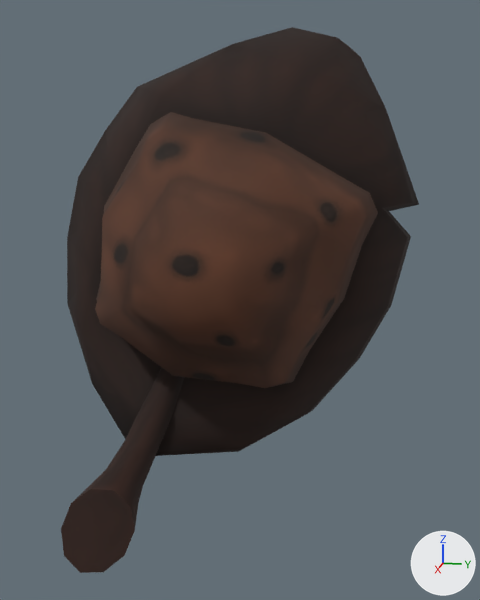
Two versions of the glTF model game/assets/player/outfits/head_l1207.glb, one commit apart.
Rendered twice from a 50 mm lens placed at (1.049, 0.141, 0.104), pointed at (0.448, 0.021, -0.046). The lights are fixed; the arrows at lower right show +X, +Y and +Z. The older version comes first. Where no turn or scale is listed for an object, it has been applied to the vertices.

Objects in the first picture: 'Editable Poly'.
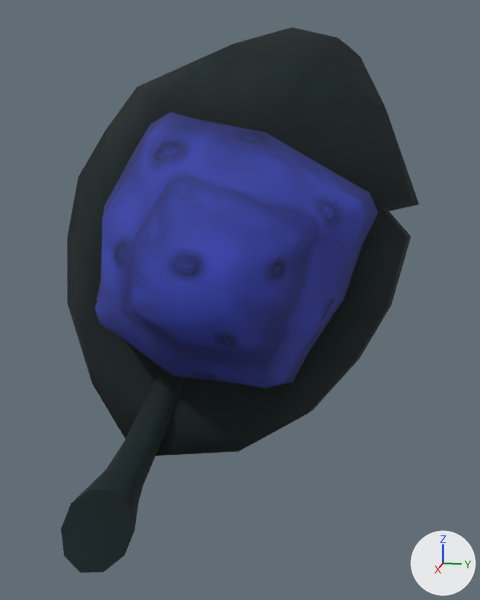
The edits, one by one:
Picture 'b1207h01b__77b37b.png' (img_b1207h01b__77b37b_png) is new.
Material 'b1207h01b__77b37b' (mat_b1207h01b__77b37b) is new.
Its texture is img_b1207h01b__77b37b_png.
Its roughness is 0.9.
me_editable_poly has 236 vertices, 460 faces and spans x -0.129..0.129, y -0.188..0.176, z -0.237..0.237.
me_editable_poly no longer uses material mat_b1207h01b__1ddd18 (picture img_b1207h01b__1ddd18_png).
me_editable_poly gains material mat_b1207h01b__77b37b (picture img_b1207h01b__77b37b_png).

Where the change shows, as pixel boxes [x1, y1, x2, y2] in the pictures (480 x 600 px):
'Editable Poly', recoloured: [61, 32, 395, 573] in both
